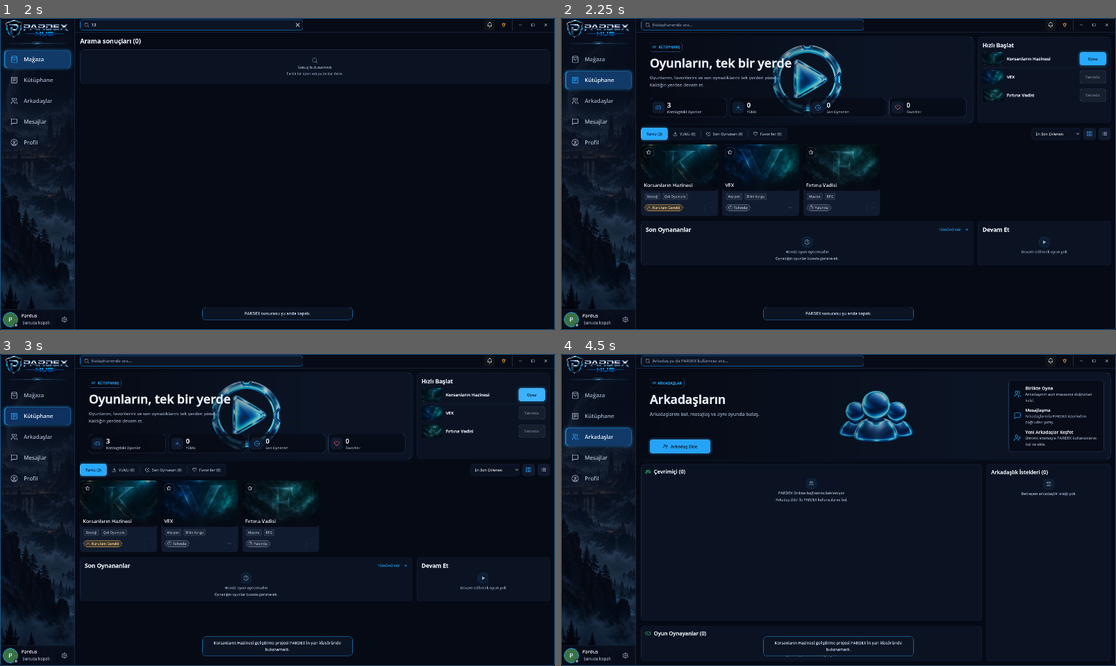
Above: before the commit, frames 1-4 (two rows, left to right).
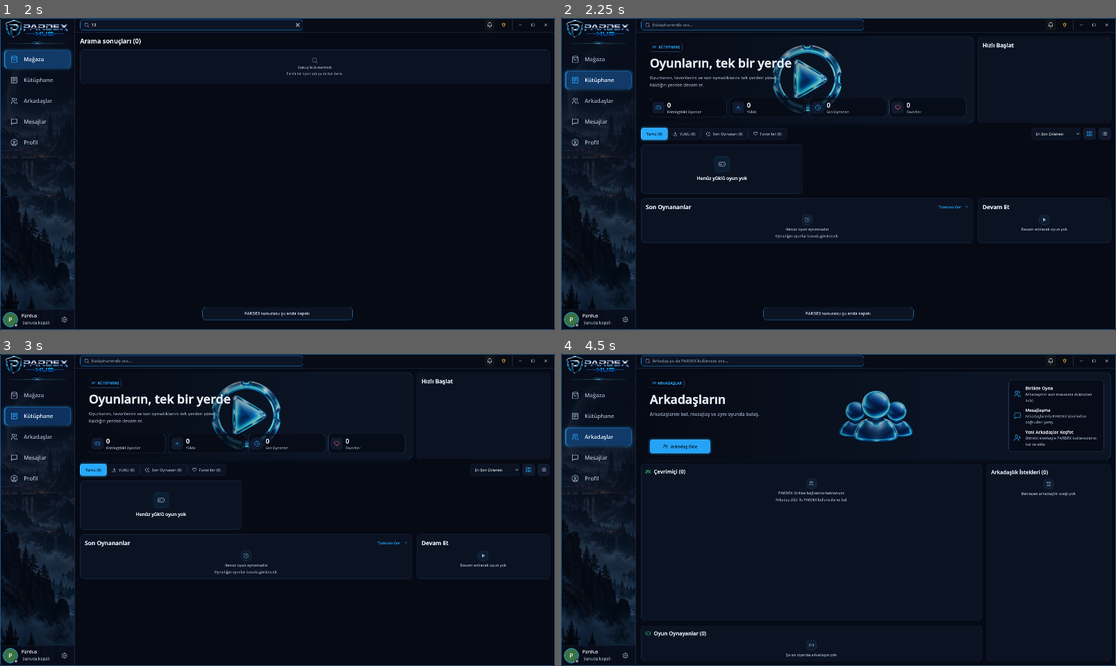
Above: after the commit, the same moments.

Repository: SerkanAydin06/Pardex
Game: Godot game, scene res://scenes/main.tscn
Two runs of this game, one before a commit and one after it. Both use one fixed random seed, a clock stepped at 60 frames per second and the inputs below.
Inputs (mouse positions are in pixels of both pictures, inside the frame that each line leads up to):
- Up to frame 1 (2 s): click (194, 24) at 0.52 s; type "12" at 0.6 s; click "Mağaza" at 1.25 s
- Up to frame 2 (2.25 s): click "Kütüphane" at 2 s
- Up to frame 3 (3 s): click (532, 394) at 2.75 s, where only the run before the commit has a clickable "Oyna"
- Up to frame 4 (4.5 s): click (1093, 394) at 3.5 s, where only the run before the commit has a clickable "Oyna"; click "Arkadaşlar" at 4.25 s

Frame 1 is identical in both runs. In frame 2, 4.1% of the frame differs, in the area x 14-100%, y 10-80%; in frame 3, 4.4%, in the area x 14-100%, y 10-97%; in frame 4, 0.3%.

Commit message:
Mağaza afişini elle değiştir; kütüphanede yalnız yüklü oyunları göster (#100)
* Keep store banner manual and show installed games throughout library

* Allow uninstalled quick-launch placeholders to remain hidden and unbound

* Update reviewed empty-library visual reference

Diff:
--- a/scripts/ci/boot_smoke.gd
+++ b/scripts/ci/boot_smoke.gd
@@ -185,7 +185,7 @@
 		_fail("refresh overwrote an editor-owned caption")
 		return false
 	var play := quick.get_node("Quick_korsanlar/Play") as Button
-	if play.pressed.get_connections().size() != 1:
+	if play.pressed.get_connections().size() > 1 or (play.is_visible_in_tree() and play.pressed.get_connections().size() != 1):
 		_fail("quick launch has duplicated action connections")
 		return false
 	var preview := main_scene.get_node("EditorPreview")
--- a/scripts/pages/library_page.gd
+++ b/scripts/pages/library_page.gd
@@ -106,8 +106,12 @@
 
 # ------------------------------------------------------------------ data
 
+func _installed_games() -> Array:
+	return Catalog.games_with_stats().filter(func(game): return game["installed"])
+
+
 func _games() -> Array:
-	var games := Catalog.games_with_stats()
+	var games := _installed_games()
 	match _filter:
 		"installed": games = games.filter(func(g): return g["installed"])
 		"recent": games = games.filter(func(g): return g["last_played"] > 0)
@@ -121,7 +125,7 @@
 
 
 func _count(kind: String) -> int:
-	var games := Catalog.games_with_stats()
+	var games := _installed_games()
 	match kind:
 		"installed": return games.filter(func(g): return g["installed"]).size()
 		"recent": return games.filter(func(g): return g["last_played"] > 0).size()
@@ -148,12 +152,15 @@
 
 
 func _render_quick_start() -> void:
-	for entry in Catalog.games_with_stats():
+	for child in _quick_list.get_children():
+		(child as Control).hide()
+	for entry in _installed_games():
 		var row := _quick_list.get_node_or_null("Quick_" + str(entry["id"])) as HBoxContainer
 		if row == null:
 			row = (load("res://scenes/ui/quick_launch_row.tscn") as PackedScene).instantiate() as HBoxContainer
 			row.name = "Quick_" + str(entry["id"])
 			_quick_list.add_child(row)
+		row.show()
 		(row.get_node("Artwork/Art") as TextureRect).texture = Catalog.texture(str(entry["cover"]))
 		(row.get_node("Title") as Label).text = str(entry["title"])
 		var playable := bool(entry["playable"])
@@ -198,7 +205,7 @@
 			"recent": "Henüz oyun oynamadın",
 			"favorites": "Favori oyunun yok — kartlardaki ☆ ile ekleyebilirsin",
 		}
-		empty.add_child(UI.empty_state("gamepad", messages.get(_filter, "Aramana uyan oyun yok")))
+		empty.add_child(UI.empty_state("gamepad", messages.get(_filter, "Henüz yüklü oyun yok" if _installed_games().is_empty() else "Aramana uyan oyun yok")))
 		_grid.add_child(empty)
 		return
 	for entry in games:
@@ -293,7 +300,7 @@
 
 func _render_recent() -> void:
 	UI.clear(_recent_row)
-	var recent := Catalog.recent_games()
+	var recent := Catalog.recent_games().filter(func(game): return game["installed"])
 	if recent.is_empty():
 		_recent_row.add_child(UI.expand(UI.empty_state("clock", "Henüz oyun oynamadın", "Oynadığın oyunlar burada görünecek.", true)))
 		return
@@ -312,7 +319,7 @@
 
 func _render_continue() -> void:
 	UI.clear(_continue_list)
-	var recent := Catalog.recent_games().filter(func(g): return g["playable"])
+	var recent := Catalog.recent_games().filter(func(game): return game["installed"]).filter(func(g): return g["playable"])
 	if recent.is_empty():
 		_continue_list.add_child(UI.empty_state("play", "Devam edilecek oyun yok", "", true))
 		return
--- a/scripts/pages/store_page.gd
+++ b/scripts/pages/store_page.gd
@@ -13,7 +13,6 @@
 const FeaturedCardScene := preload("res://scenes/ui/store_featured_card.tscn")
 const NewCardScene := preload("res://scenes/ui/store_new_card.tscn")
 const Catalog := preload("res://scripts/data/pardex_catalog.gd")
-const SLIDE_SECONDS := 8.0
 const HERO_TITLE_HEIGHT := 80.0
 const HERO_BODY_HEIGHT := 46.0
 const HEART := preload("res://assets/ui/icons/heart.svg")
@@ -37,11 +36,6 @@
 	_bind()
 	_render_shelves()
 	_show_slide(0)
-	var timer := Timer.new()
-	timer.wait_time = SLIDE_SECONDS
-	timer.autostart = true
-	timer.timeout.connect(func(): if is_visible_in_tree(): _show_slide(_slide + 1))
-	add_child(timer)
 	visibility_changed.connect(func(): if is_visible_in_tree(): _render_shelves())
 
 
Binary file changed: tests/visual/library_page.png
